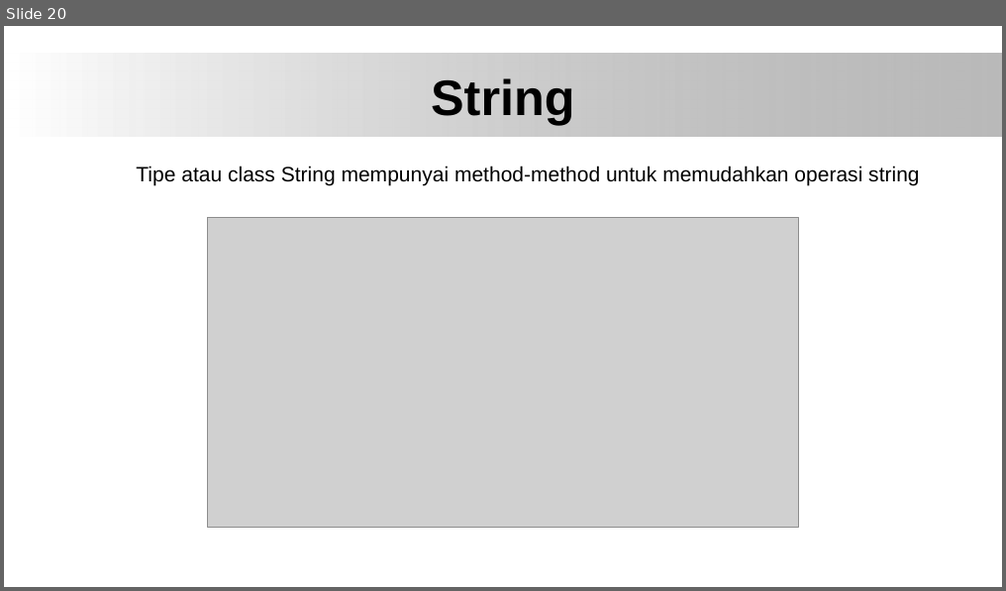
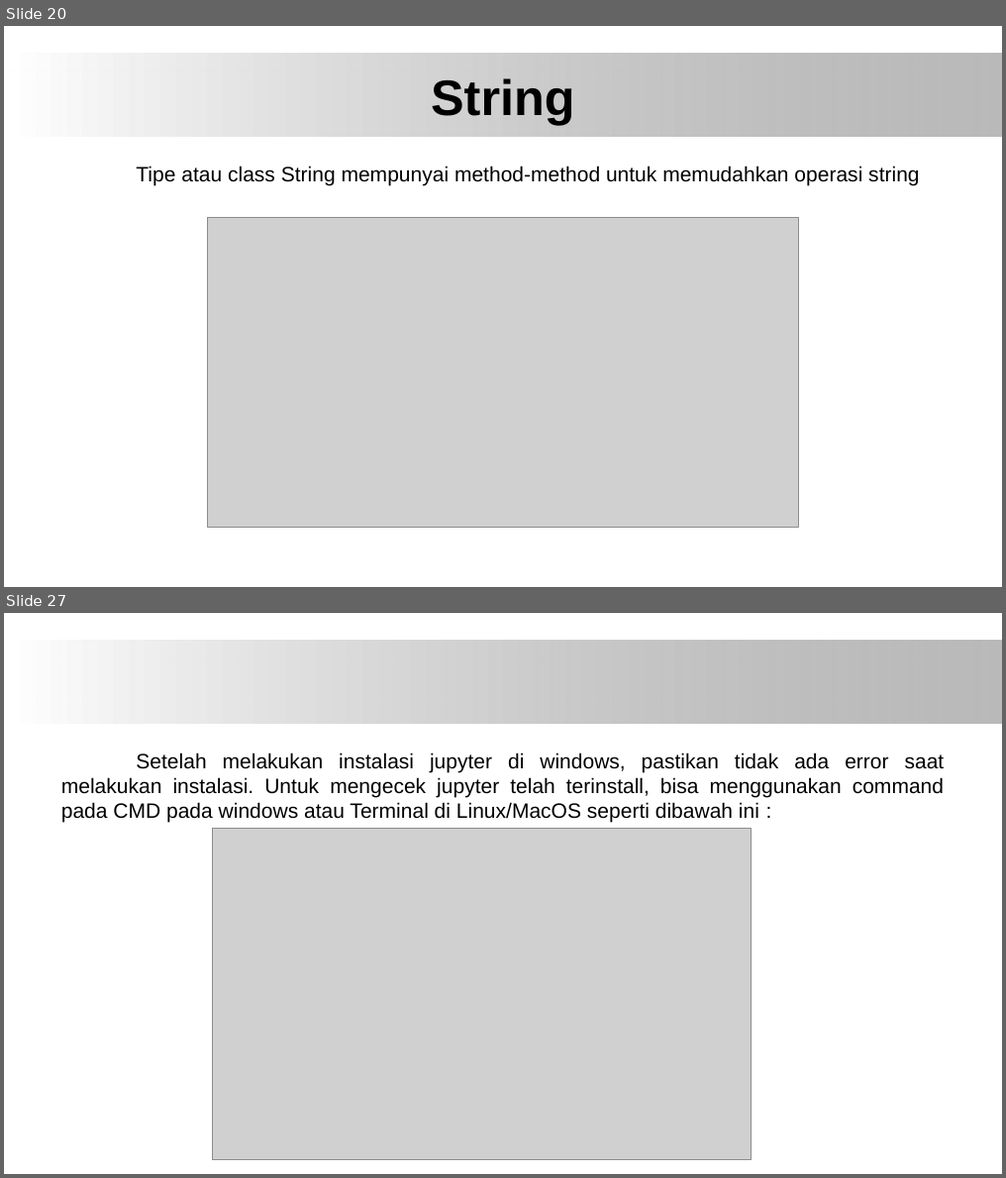
Before and after one commit to bayuytr/Pengantar-Deep-Learning, a slide deck: Tugas 1 Pengantar Python (Bayu Yunan Toro_4IA17_511415304).pptx. Shown one above the other, each under a label of ours: slide 20 before the commit, slides 20 and 27 after it; the slides between them are not shown. The pictures are 1006x591 and 1006x1178 pixels, drawn with LibreOffice and Linux fonts; fonts in the diff are those of the drawing; grey boxes stand for pictures; background and template pictures are left out. Boxes give left, top, right and bottom in pixels: in the first picture for what was removed or moved away, otherwise in the second. Text is boxed around its words. In the diff, an @@ line names an element or a change of style, - is before the commit and + after.

Commit message:
Update File Jupyter and Seaborn

```diff
--- a/Tugas 1 Pengantar Python (Bayu Yunan Toro_4IA17_511415304).pptx
+++ b/Tugas 1 Pengantar Python (Bayu Yunan Toro_4IA17_511415304).pptx
@@ slide 27 added at (x1=4, y1=613, x2=1002, y2=1174), background #FFFFFF; not listed: 1 template element that a slide beside it also shows @@
@@ text added at (x1=61, y1=753, x2=944, y2=822), 20 pt, text #000000 @@
+Setelah melakukan instalasi jupyter di windows, pastikan tidak ada error saat melakukan instalasi. Untuk mengecek jupyter telah terinstall, bisa menggunakan command pada CMD pada windows atau Terminal di Linux/MacOS seperti dibawah ini :
@@ picture added at (x1=212, y1=828, x2=751, y2=1160) @@
```
Also in this commit, not shown: 1 slide changed, 8 other slides added.
